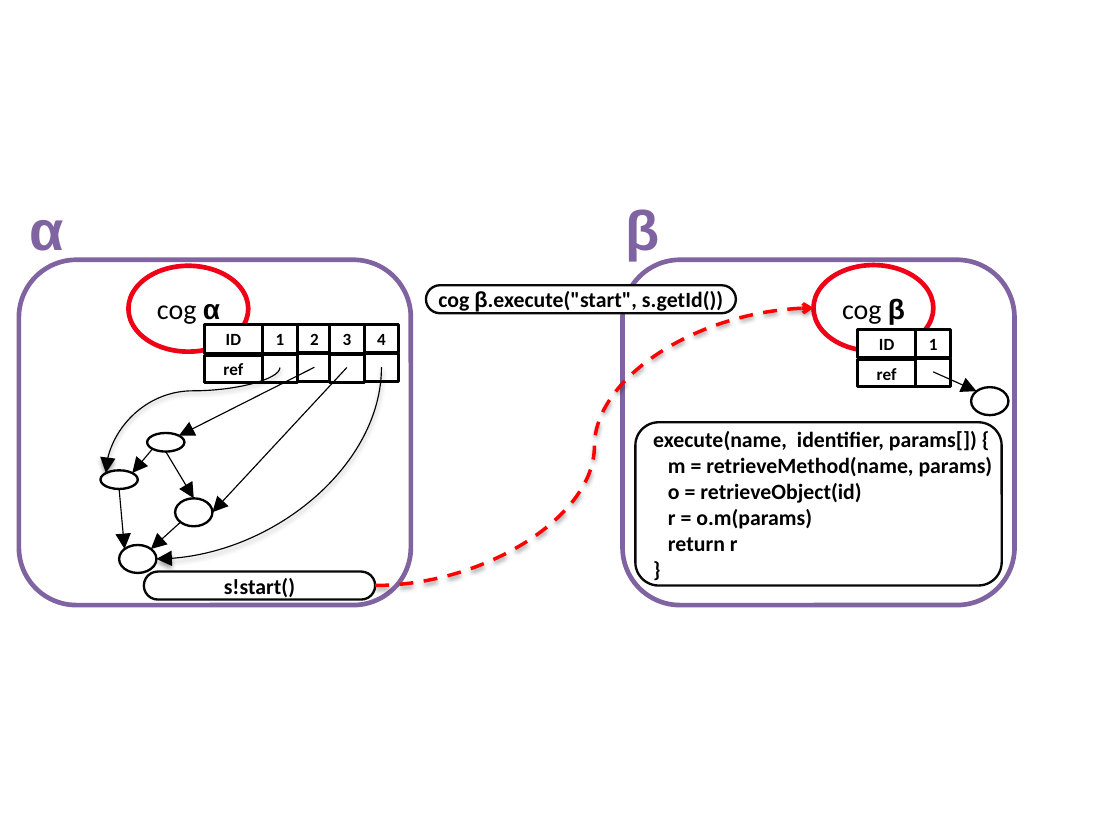
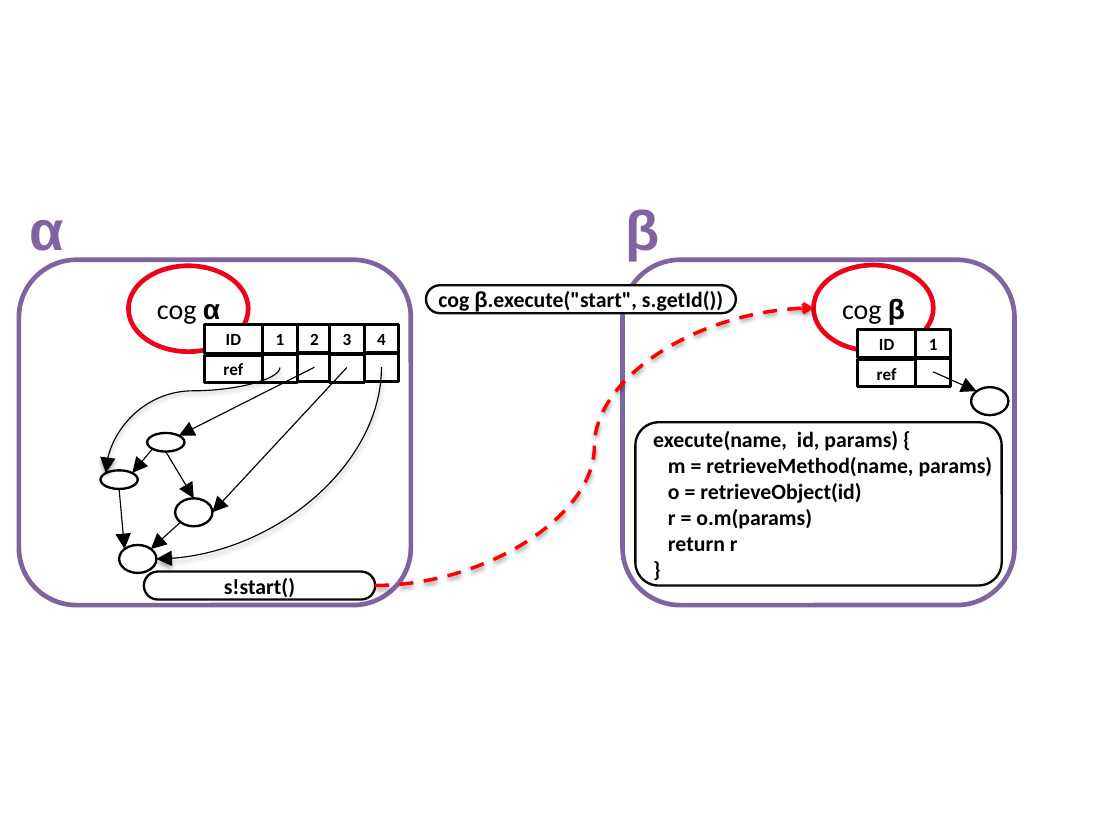
Before and after one commit to active-objects/2015-active-objects-survey, a slide deck: slide 4 of resources/drawings-ABS-PA.pptx. Drawn at 1120x840 pixels with LibreOffice and Linux fonts; fonts in the diff are those of the drawing. Boxes give left, top, right and bottom in pixels: in the first picture for what was removed or moved away, otherwise in the second. Text is boxed around its words. In the diff, an @@ line names an element or a change of style, - is before the commit and + after.

Commit message:
Updated figures

```diff
--- a/resources/drawings-ABS-PA.pptx
+++ b/resources/drawings-ABS-PA.pptx
@@ text in rounded rectangle at bbox=[653, 431, 898, 451]: text changed @@
-execute(name, identifier, params[]) {
+execute(name, id, params) {
```
